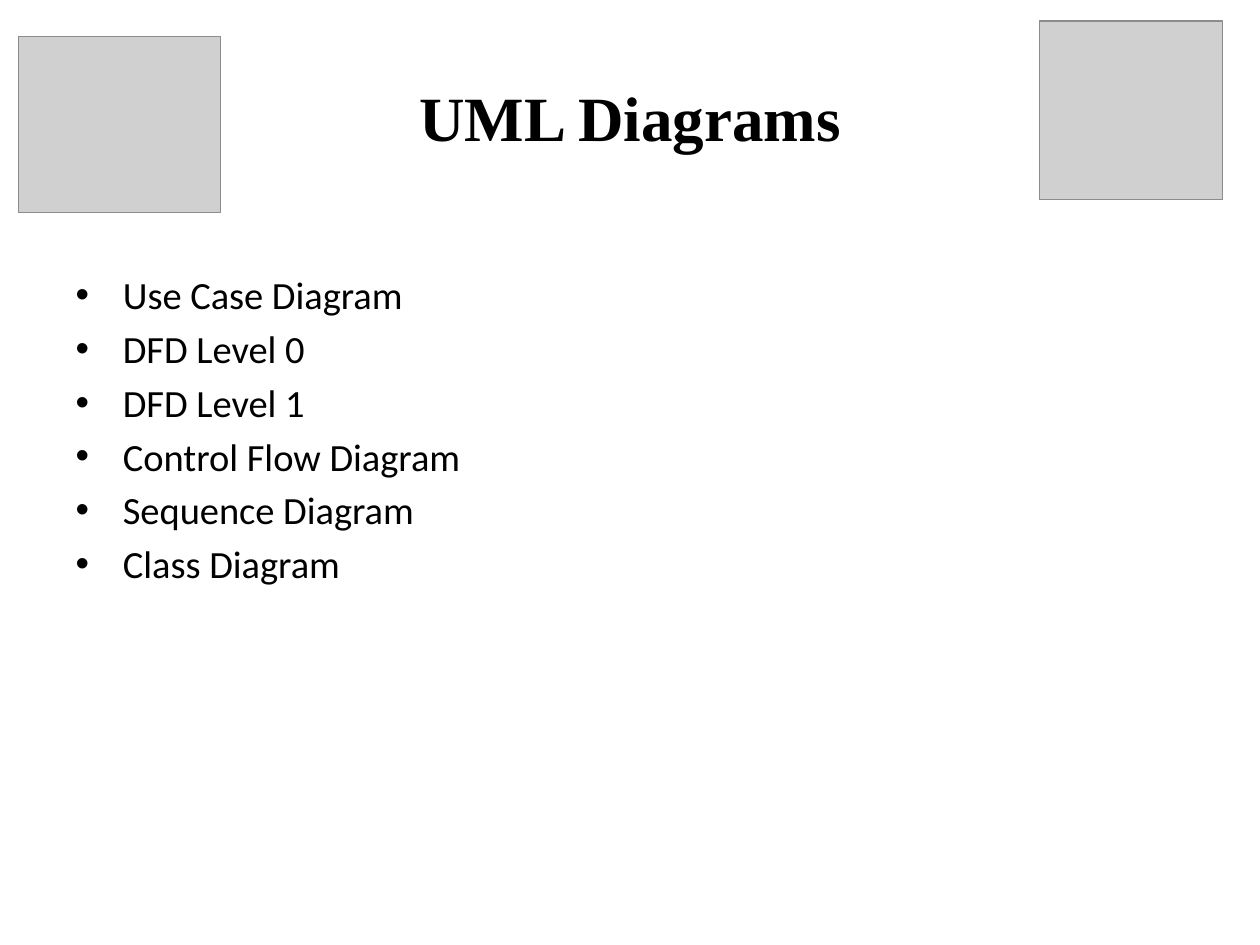
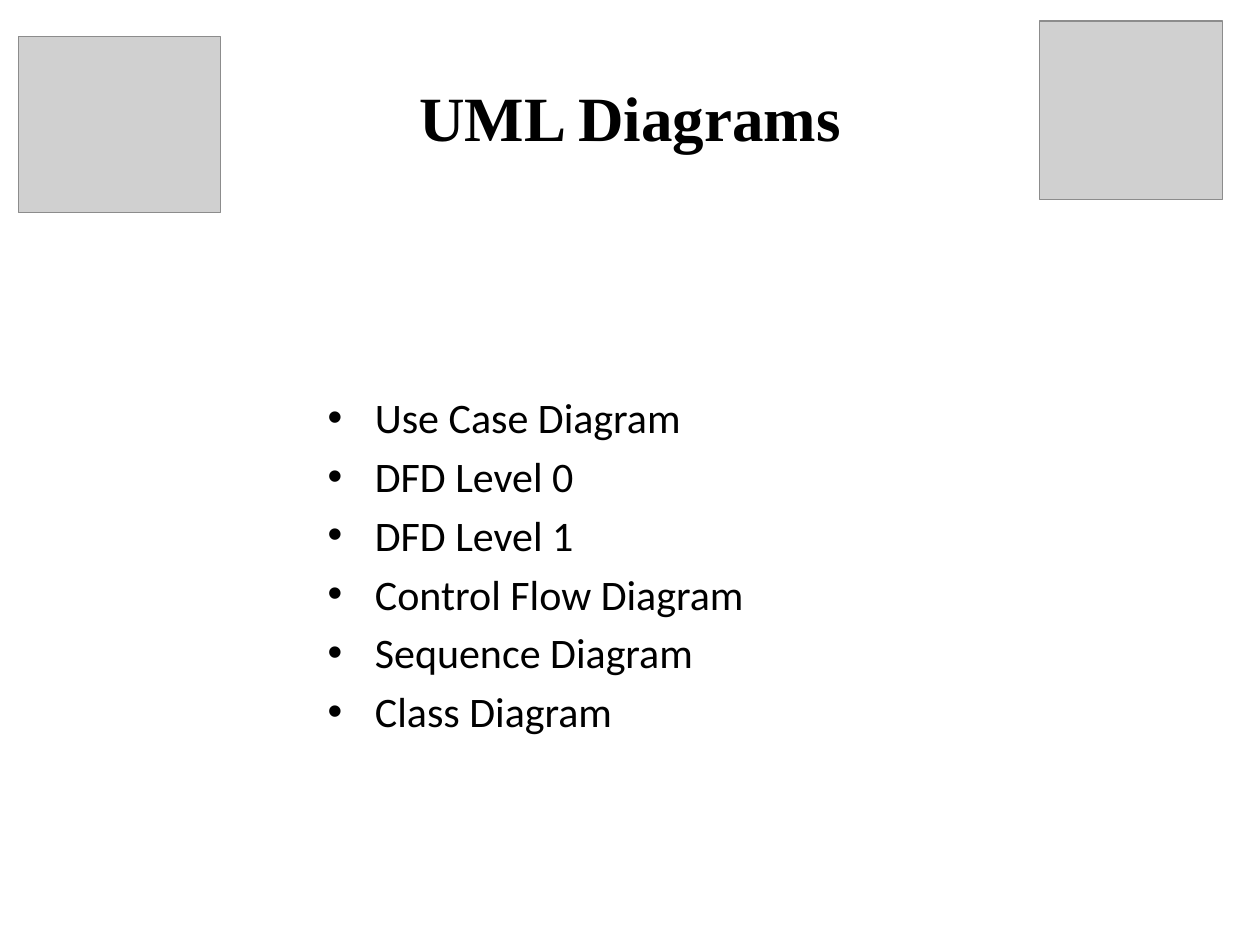
Before and after one commit to PawanBhandari03/DeepFake-Detection-Using-CrossGeneratorGeneralization, a slide deck: slide 8 of paper/reports/presentation/Final_Project_Presentation.pptx (slide 10 before the commit). Drawn at 1260x945 pixels with LibreOffice and Linux fonts; fonts in the diff are those of the drawing; grey boxes stand for pictures. Boxes give left, top, right and bottom in pixels: in the first picture for what was removed or moved away, otherwise in the second. Text is boxed around its words. In the diff, an @@ line names an element or a change of style, - is before the commit and + after.

```diff
--- a/paper/reports/presentation/Final_Project_Presentation.pptx
+++ b/paper/reports/presentation/Final_Project_Presentation.pptx
@@ text "Use Case Diagram": place and size @@
-text "Use Case Diagram" at box(123, 282, 461, 585)
+text "Use Case Diagram" at box(375, 404, 744, 735)
@@ text "Use Case Diagram" at box(375, 404, 744, 735): size 22 to 24 pt; vertical alignment top to middle @@
```
Also in this commit, not shown: 17 other slides changed, 2 slides removed, 3 other files.
